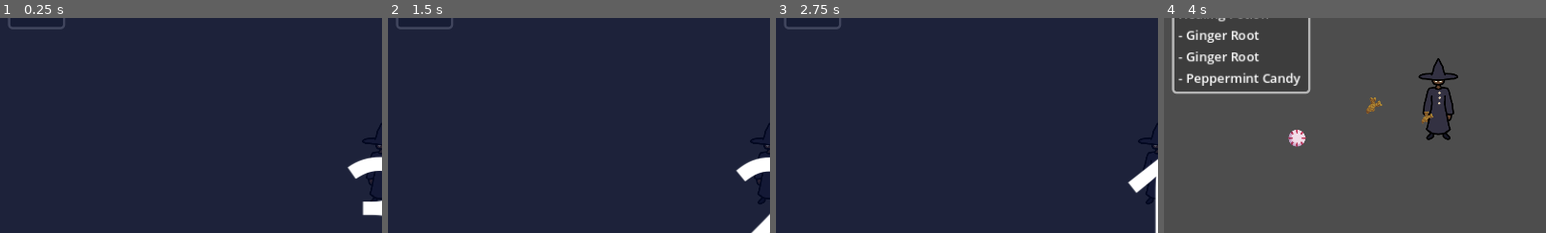
Above: before the commit, frames 1-4 (left to right).
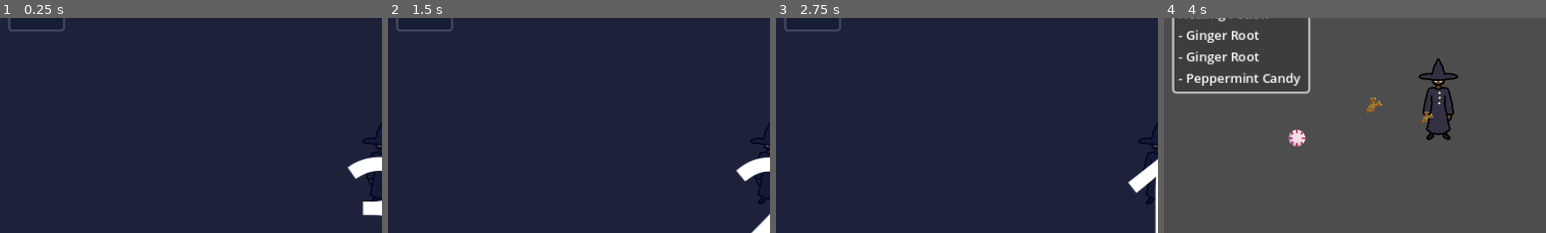
Above: after the commit, the same moments.

Repository: aryuserious/witch-in-training
Game: Godot game, scene res://scenes/level_1.tscn
Same seed, same stepped clock (60 frames per second), same inputs: the game is played once before the commit and once after it.
Inputs:
- Up to frame 1 (0.25 s): no input
- Up to frame 2 (1.5 s): tap Enter at 0.5 s; hold D (right) 0.53-1.28 s; tap Q (drop) at 0.6 s; hold S (down) from 1.28 s (still down); tap E (pickup) at 1.35 s
- Up to frame 3 (2.75 s): tap Space at 2 s; release S (down) at 2.03 s; hold D (right) from 2.03 s (still down); tap 1 (show-hide stats) at 2.1 s
- Up to frame 4 (4 s): tap Enter at 2.75 s; release D (right) at 2.78 s; hold W (up) 2.78-3.53 s; tap Q (drop) at 2.85 s; hold A (left) from 3.53 s (still down); tap E (pickup) at 3.6 s
The pictures show only the part of the screen within x 0-50%, y 6-56%; the shares and areas given below are measured in that part.

The runs differ from the first frame. In frame 1, 0.3% of the frame differs, in the area x 2-17%, y 3-7%; in frame 2, 0.3%; in frame 3, 0.3%; in frame 4, nothing differs.

Commit message:
HUD deletes ingredients of the last potion when potion switches

Diff:
--- a/scenes/hud.tscn
+++ b/scenes/hud.tscn
@@ -44,6 +44,9 @@
 [node name="Potion" type="Label" parent="Panel/VBox"]
 layout_mode = 2
 
+[node name="IngrTypes" type="VBoxContainer" parent="Panel/VBox"]
+layout_mode = 2
+
 [node name="Start" type="Control" parent="."]
 layout_mode = 3
 anchors_preset = 15
--- a/scripts/hud.gd
+++ b/scripts/hud.gd
@@ -2,8 +2,6 @@
 
 extends CanvasLayer
 
-
-var ingredient_types : Array[String]
 
 @export var cauldron : Cauldron
 
@@ -19,7 +17,13 @@
 
 
 func _on_cauldron_new_potion(potion : Cauldron.Potion):
+    var ingredient_types : Array[String]
+
     $Panel/VBox/Potion.text = potion.effect + " Potion" # it'll end up like: "Healing Potion", "Death Potion", etc.
+
+    # delete old ingredients
+    for ingr in $Panel/VBox/IngrTypes.get_children():
+        ingr.queue_free()
 
     for ingr in potion.ingredients: # for every potion ingredient...
         var t = Ingredient.ingredient_type_as_string(ingr) # save the ingredient type to a variable...
@@ -28,7 +32,7 @@
     for ingr_type in ingredient_types: # for every ingr type in the ingredient types array...
         var label = Label.new() # make a new label...
         label.text = "- " + ingr_type # set the text to the ingredient type... (it'll end up like - Ginger Root, - Throned Rose)
-        $Panel/VBox.add_child(label) # add the label to the HUD list
+        $Panel/VBox/IngrTypes.add_child(label) # add the label to the HUD list
 
 
 func _on_start_timer_timeout():
